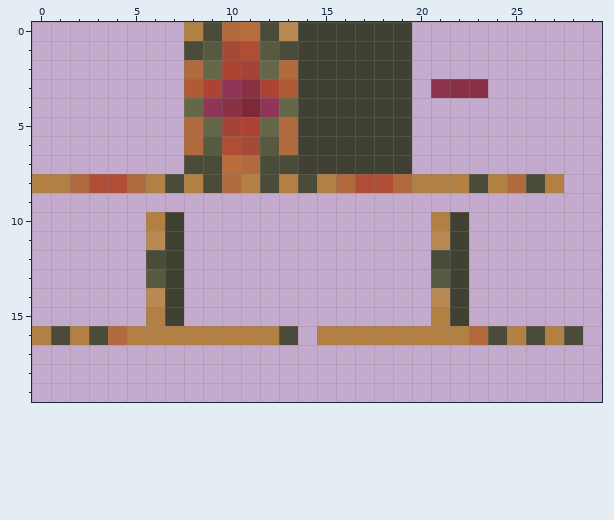
Pixel-art sprite -- src/main/resources/assets/lepidodendron/textures/entities/anfesta.png. This is how it looked before the edit.
The file is 30x20 pixels.
Once edited:
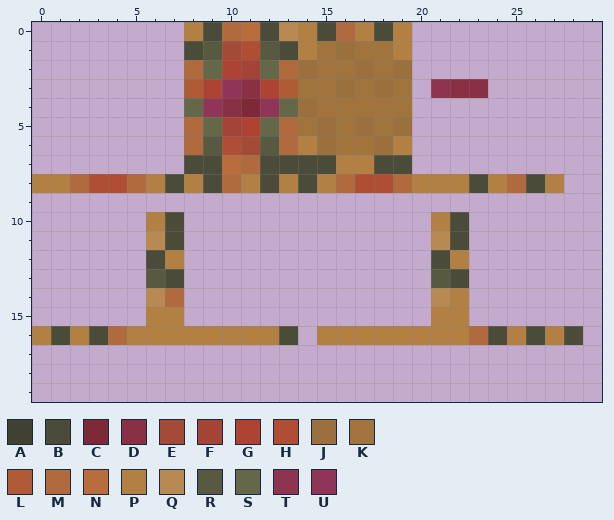
Palette (. is transparent): A #404133  B #4a4c39  C #7d2937  D #893044  E #a34b36  F #a44436  G #ae4333  H #af4d35  J #9b703c  K #a1743e  L #af5b35  M #b16a3d  N #ba6d3c  P #b38044  Q #b88952  R #575941  S #656749  T #8f344e  U #903458
Change:
@@ x 5..24 @@
- 0 ...PBMNBQAAAAAA.....
- 1 ...BREHRBAAAAAA.....
- 2 ...MSGFSMAAAAAA.....
- 3 ...LGUDGLAAAAAA.TDD.
- 4 ...SUDCUSAAAAAA.....
- 5 ...MSFGSMAAAAAA.....
- 6 ...MRHERMAAAAAA.....
- 7 ...BBNMBBAAAAAA.....
+ 0 ...PBMNBQPBMPBP.....
+ 1 ...BREHRBPKJKKP.....
+ 2 ...MSGFSMJKKJKJ.....
+ 3 ...LGUDGLKKJKJK.TDD.
+ 4 ...SUDCUSJKKKKK.....
+ 5 ...MSFGSMKJKJKJ.....
+ 6 ...MRHERMPJKKJP.....
+ 7 ...BBNMBBBBPPBB.....
  8 MPBPBMPBPBPMHHMPPPBP
  9 ....................
-10 .PA.............PA..
-11 .QA.............QA..
-12 .BA.............BA..
-13 .RA.............RA..
-14 .QA.............QA..
-15 .PA.............PA..
+10 .PB.............PB..
+11 .QB.............QB..
+12 .BP.............BP..
+13 .RB.............RB..
+14 .QM.............QP..
+15 .PP.............PP..
 16 PPPPPPPPB.PPPPPPPPMB
